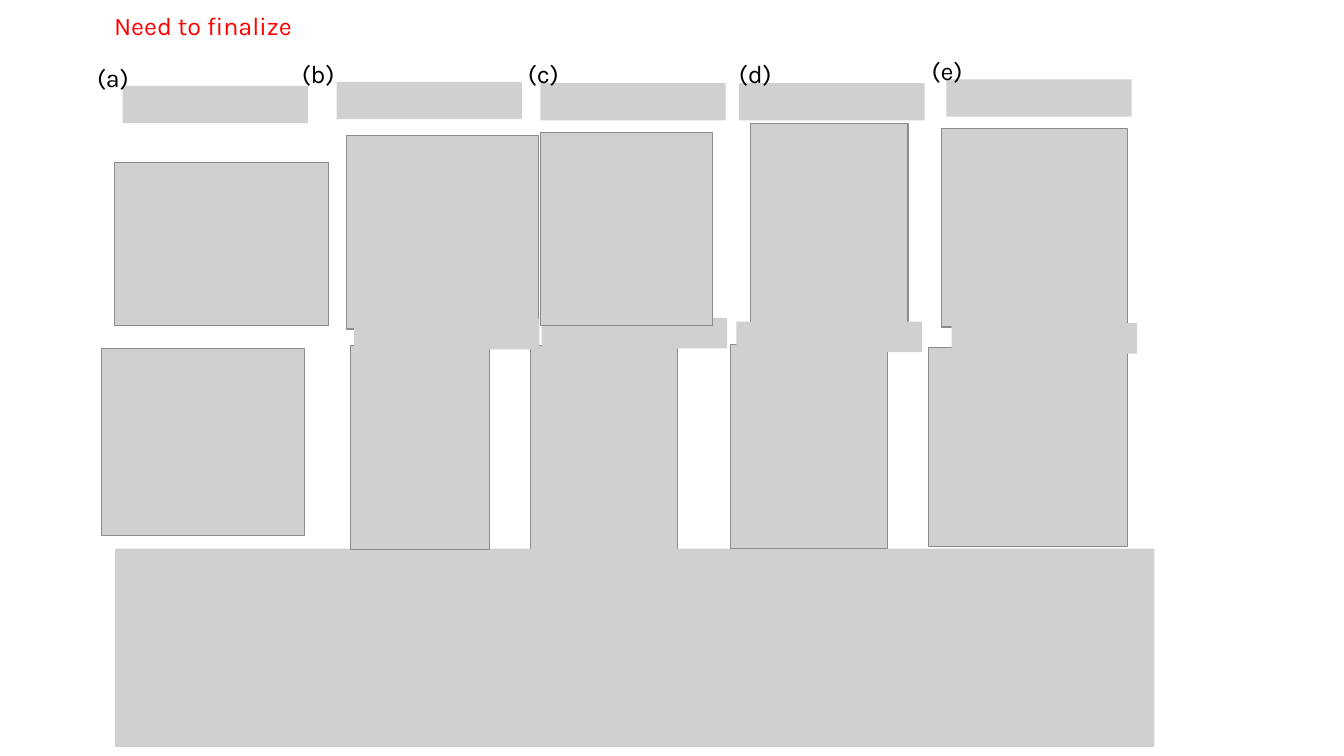
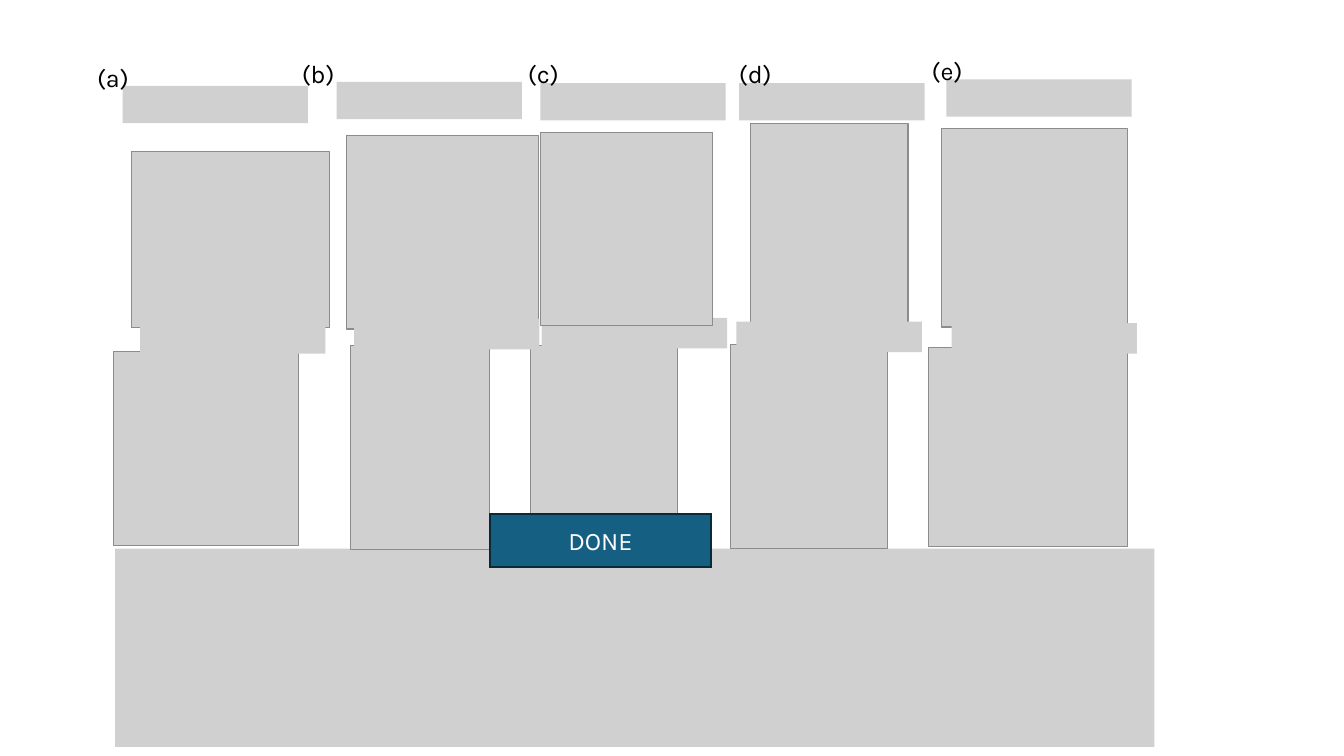
Before and after one commit to tyokokur/presentations, a slide deck: slide 5 of SYSG3_paper.pptx. Drawn at 1344x756 pixels with LibreOffice and Linux fonts; fonts in the diff are those of the drawing; grey boxes stand for pictures. Boxes give left, top, right and bottom in pixels: in the first picture for what was removed or moved away, otherwise in the second. Text is boxed around its words. In the diff, an @@ line names an element or a change of style, - is before the commit and + after.

```diff
--- a/SYSG3_paper.pptx
+++ b/SYSG3_paper.pptx
@@ text removed at [114, 17, 292, 36] @@
-Need to finalize
@@ picture: place and size @@
-picture at [114, 162, 329, 326]
+picture at [131, 152, 330, 329]
@@ picture added at [140, 324, 326, 354] @@
@@ picture: place and size @@
-picture at [102, 349, 304, 535]
+picture at [113, 352, 298, 545]
@@ rectangle added at [490, 514, 712, 568], fill #156082, outline #092A39 1.5 pt, 18 pt, text #FFFFFF @@
+DONE
```
Also in this commit, not shown: 2 other slides changed.
